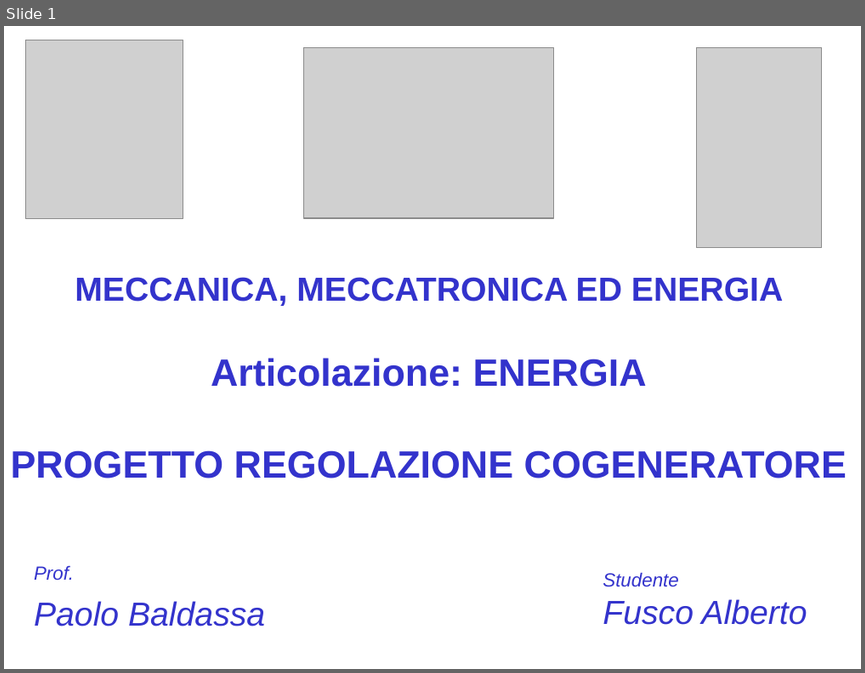
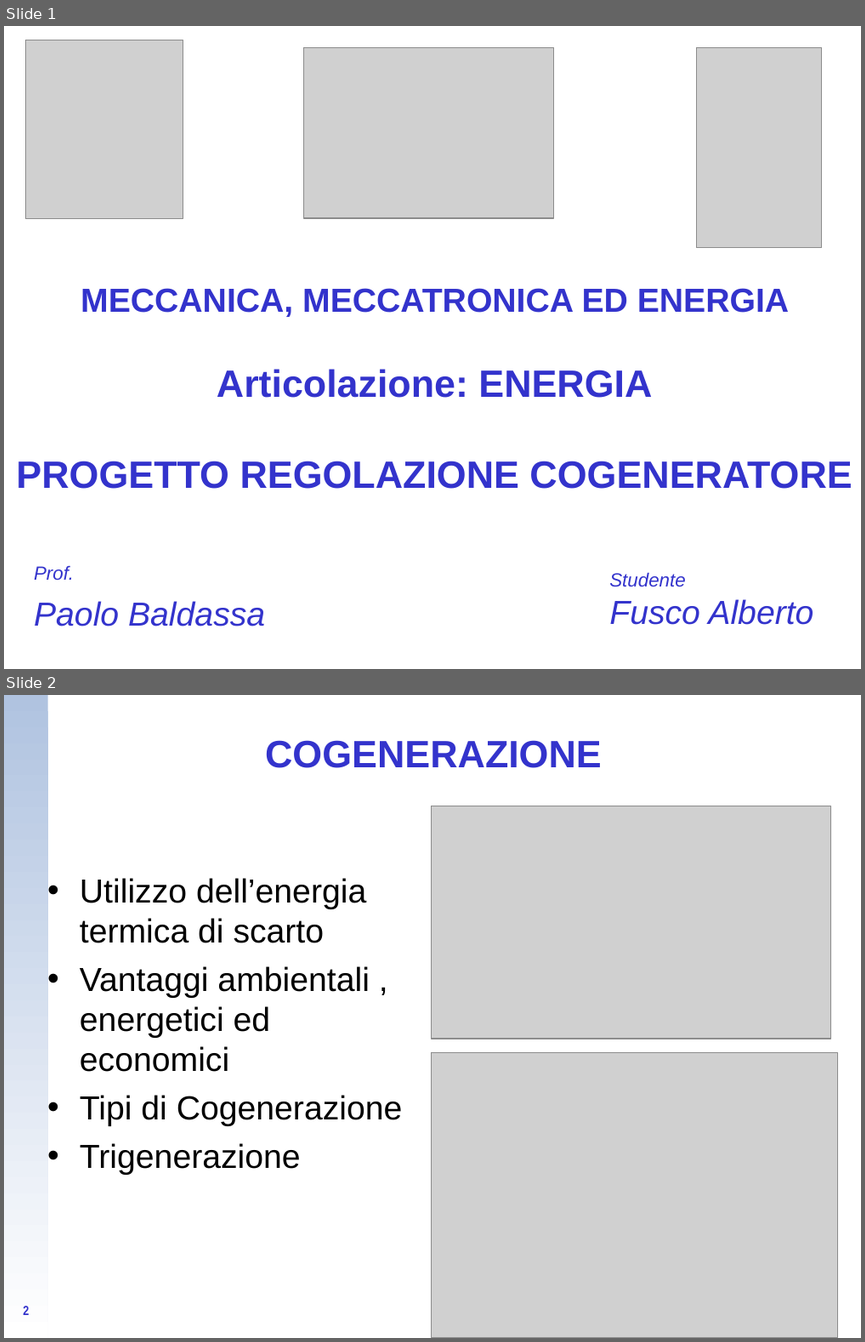
Before and after one commit to CampelloManuel/progetto-esame, a slide deck: tesina/Fusco Alberto.ppt. Shown one above the other, each under a label of ours: slide 1 before the commit, slides 1 and 2 after it. The pictures are 865x673 and 865x1342 pixels, drawn with LibreOffice and Linux fonts; fonts in the diff are those of the drawing; grey boxes stand for pictures; background and template pictures are left out. Boxes give left, top, right and bottom in pixels: in the first picture for what was removed or moved away, otherwise in the second. Text is boxed around its words. In the diff, an @@ line names an element or a change of style, - is before the commit and + after.

```diff
--- a/tesina/Fusco Alberto.ppt
+++ b/tesina/Fusco Alberto.ppt
@@ slide 2 added at [4,695,861,1338], background picture (left out) @@
@@ rectangle added at [4,695,47,1338], fill gradient #B0C3E0 to #FFFFFF @@
@@ title added at [265,740,602,768], 32 pt, text #3333CC, bold @@
+COGENERAZIONE
@@ picture added at [432,806,831,1038] @@
@@ text added at [80,878,403,1174], 28 pt, text #000000 @@
+• Utilizzo dell’energia termica di scarto
+• Vantaggi ambientali , energetici ed economici
+• Tipi di Cogenerazione
+• Trigenerazione
@@ picture added at [432,1052,838,1338] @@
@@ page number added at [23,1305,29,1315], 11.1 pt, text #3333CC, bold @@
+2
@@ slide 1 changed as well @@
@@ text "MECCANICA, MECCATRONICA ED ENERGIA Articolazione: ...": place and size @@
-text "MECCANICA, MECCATRONICA ED ENERGIA Articolazione: ..." at [11,277,846,478]
+text "MECCANICA, MECCATRONICA ED ENERGIA Articolazione: ..." at [16,288,851,488]
@@ text "Studente": place and size @@
-text "Studente" at [602,572,806,624]
+text "Studente" at [609,572,813,624]
```
Also in this commit, not shown: 4 other slides changed, 4 other slides added, 5 slides removed.
